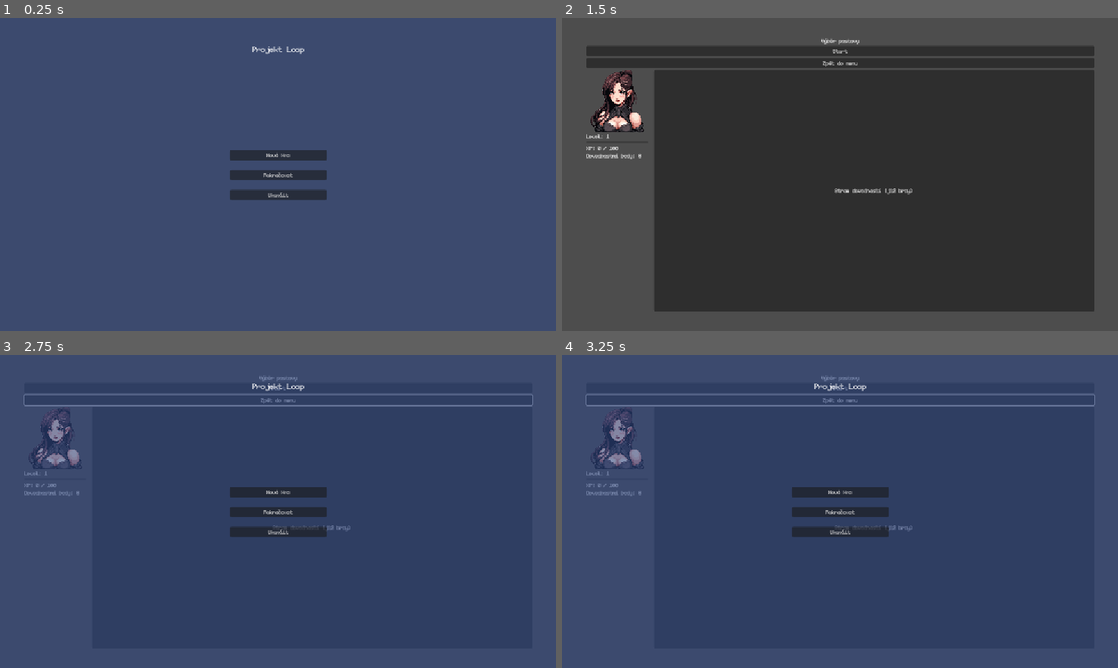
Above: before the commit, frames 1-4 (two rows, left to right).
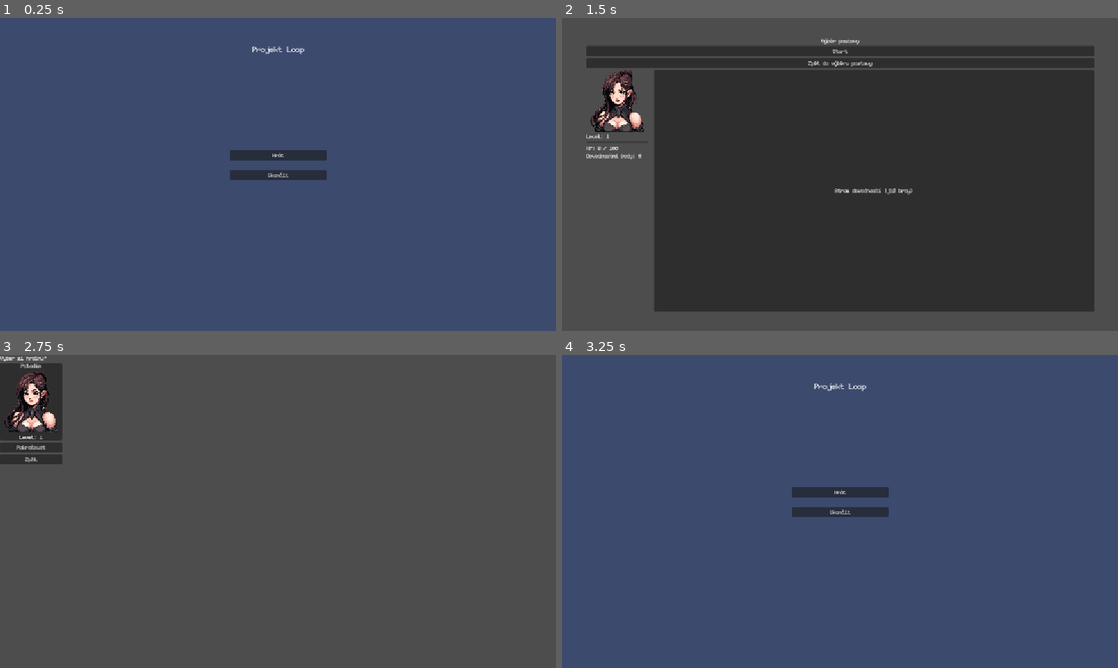
Above: after the commit, the same moments.

Repository: Nasshor01/Projekt-Loop
Game: Godot game, scene res://main.tscn
Two runs of this game, one before a commit and one after it. Both use one fixed random seed, a clock stepped at 60 frames per second and the inputs below.
Inputs (mouse positions are in pixels of both pictures, inside the frame that each line leads up to):
- Up to frame 1 (0.25 s): no input
- Up to frame 2 (1.5 s): click (840, 155) at 0.5 s, where only the run before the commit has a clickable "Nová Hra"; click (595, 108) at 1.25 s, where only the run after the commit has a clickable "Pokračovat"
- Up to frame 3 (2.75 s): click "Zpět do menu" (after the commit: "Zpět do výběru postavy") at 2 s
- Up to frame 4 (3.25 s): click "Zpět do menu" (after the commit: "Zpět") at 2.75 s

The runs differ from the first frame. In frame 1, 0.7% of the frame differs, in the area x 41-59%, y 42-59%; in frame 2, less than 0.1%; in frame 3, 100%, in the area x 0-100%, y 0-100%; in frame 4, 2.1%.

Commit message:
- Vytvořeno hlavní menu, obrazovka výběru postavy a obrazovka přípravy na run.

Diff:
--- /dev/null
+++ b/scenes/CharSelect/CharacterSelectScreen.gd
@@ -0,0 +1,24 @@
+# Soubor: scenes/CharSelect/CharacterSelectScreen.gd (NOVÝ SKRIPT)
+extends Control
+
+# Cesty k uzlům, uprav podle potřeby
+@onready var paladin_panel: PanelContainer = $VBoxContainer/CharactersContainer/PaladinPanel
+@onready var level_label: Label = $VBoxContainer/CharactersContainer/PaladinPanel/VBoxContainer/LevelLabel
+@onready var continue_button: Button = $VBoxContainer/ContinueButton
+@onready var back_button: Button = $VBoxContainer/BackButton
+
+# Zatím máme vybraného Paladina napevno
+var selected_character = "Paladin"
+
+func _ready():
+	# Načteme level z uložených dat a zobrazíme ho
+	level_label.text = "Level: %d" % SaveManager.meta_progress.player_level
+
+	continue_button.pressed.connect(_on_continue_pressed)
+	back_button.pressed.connect(GameManager.go_to_main_menu)
+
+	# Zde by byla logika pro výběr (např. změna barvy panelu po kliknutí)
+
+func _on_continue_pressed():
+	# Řekneme GameManageru, aby přešel na přípravnou obrazovku
+	GameManager.go_to_run_prep_screen()
--- /dev/null
+++ b/scenes/CharSelect/CharacterSelectScreen.tscn
@@ -0,0 +1,55 @@
+[gd_scene load_steps=3 format=3 uid="uid://bmsqxk7qw1bd0"]
+
+[ext_resource type="Script" uid="uid://cdxpf617wcyde" path="res://scenes/CharSelect/CharacterSelectScreen.gd" id="1_jvmhw"]
+[ext_resource type="Texture2D" uid="uid://dxwv0ss2gox45" path="res://art/icons/20.png" id="2_kga5u"]
+
+[node name="CharacterSelectScreen" type="Control"]
+layout_mode = 3
+anchors_preset = 15
+anchor_right = 1.0
+anchor_bottom = 1.0
+grow_horizontal = 2
+grow_vertical = 2
+script = ExtResource("1_jvmhw")
+
+[node name="VBoxContainer" type="VBoxContainer" parent="."]
+layout_mode = 0
+offset_right = 40.0
+offset_bottom = 40.0
+
+[node name="TitleLabel" type="Label" parent="VBoxContainer"]
+layout_mode = 2
+text = "Vyber si hrdinu\""
+
+[node name="CharactersContainer" type="HBoxContainer" parent="VBoxContainer"]
+layout_mode = 2
+
+[node name="PaladinPanel" type="PanelContainer" parent="VBoxContainer/CharactersContainer"]
+layout_mode = 2
+
+[node name="VBoxContainer" type="VBoxContainer" parent="VBoxContainer/CharactersContainer/PaladinPanel"]
+layout_mode = 2
+
+[node name="NameLabel" type="Label" parent="VBoxContainer/CharactersContainer/PaladinPanel/VBoxContainer"]
+layout_mode = 2
+text = "Paladin"
+horizontal_alignment = 1
+vertical_alignment = 1
+
+[node name="Portrait" type="TextureRect" parent="VBoxContainer/CharactersContainer/PaladinPanel/VBoxContainer"]
+layout_mode = 2
+texture = ExtResource("2_kga5u")
+
+[node name="LevelLabel" type="Label" parent="VBoxContainer/CharactersContainer/PaladinPanel/VBoxContainer"]
+layout_mode = 2
+text = "Level: 1"
+horizontal_alignment = 1
+vertical_alignment = 1
+
+[node name="ContinueButton" type="Button" parent="VBoxContainer"]
+layout_mode = 2
+text = "Pokračovat"
+
+[node name="BackButton" type="Button" parent="VBoxContainer"]
+layout_mode = 2
+text = "Zpět"
--- a/scenes/CharSelect/CharacterScreen.gd
+++ b/scenes/CharSelect/RunPrepScreen.gd
@@ -1,4 +1,4 @@
-# Soubor: scenes/ui/CharacterScreen.gd (NOVÝ SKRIPT)
+# Soubor: scenes/CharSelect/RunPrepScreen.gd
 extends Control
 
 # Cesty k uzlům, ujisti se, že odpovídají tvé scéně
@@ -10,8 +10,8 @@
 @onready var back_button: Button = $MarginContainer/VBoxContainer/VBoxContainer/BackButton
 
 func _ready():
-	start_button.pressed.connect(_on_start_pressed)
-	back_button.pressed.connect(_on_back_pressed)
+	start_button.pressed.connect(GameManager.start_new_run)
+	back_button.pressed.connect(GameManager.go_to_character_select)
 	update_display()
 
 func update_display():
--- a/scenes/CharSelect/CharacterScreen.tscn
+++ b/scenes/CharSelect/RunPrepScreen.tscn
@@ -1,7 +1,7 @@
 [gd_scene load_steps=3 format=3 uid="uid://bvyeogw4m1mmk"]
 
-[ext_resource type="Script" uid="uid://c68st28udgsme" path="res://scenes/CharSelect/CharacterScreen.gd" id="1_ao84h"]
-[ext_resource type="Texture2D" uid="uid://dxwv0ss2gox45" path="res://art/icons/20.png" id="2_7b6ns"]
+[ext_resource type="Script" uid="uid://c68st28udgsme" path="res://scenes/CharSelect/RunPrepScreen.gd" id="1_nhtog"]
+[ext_resource type="Texture2D" uid="uid://dxwv0ss2gox45" path="res://art/icons/20.png" id="2_pbubs"]
 
 [node name="CharacterScreen" type="Control"]
 layout_mode = 3
@@ -10,7 +10,7 @@
 anchor_bottom = 1.0
 grow_horizontal = 2
 grow_vertical = 2
-script = ExtResource("1_ao84h")
+script = ExtResource("1_nhtog")
 
 [node name="Background" type="TextureRect" parent="."]
 layout_mode = 1
@@ -49,7 +49,7 @@
 
 [node name="BackButton" type="Button" parent="MarginContainer/VBoxContainer/VBoxContainer"]
 layout_mode = 2
-text = "Zpět do menu"
+text = "Zpět do výběru postavy"
 
 [node name="HSplitContainer" type="HSplitContainer" parent="MarginContainer/VBoxContainer"]
 custom_minimum_size = Vector2(0, 500)
--- /dev/null
+++ b/scenes/ui/EndOfRunScreen.gd
@@ -0,0 +1,39 @@
+# Soubor: scenes/ui/EndOfRunScreen.gd (OPRAVENÁ VERZE)
+extends Control
+
+# Proměnné pro uložení výsledku běhu
+var xp_earned: int = 0
+var run_was_a_victory: bool = false
+
+@onready var result_label: Label = $VBoxContainer/ResultLabel
+@onready var xp_label: Label = $VBoxContainer/XPLabel
+@onready var play_again_button: Button = $VBoxContainer/PlayAgainButton
+@onready var end_run_button: Button = $VBoxContainer/EndRunButton
+
+# Tuto funkci stále volá GameManager, aby nám předal data
+func setup(p_xp_earned: int, p_run_was_a_victory: bool):
+	self.xp_earned = p_xp_earned
+	self.run_was_a_victory = p_run_was_a_victory
+
+# PŘIDÁNO: Funkce _ready() se zavolá AUTOMATICKY AŽ POTÉ, co jsou všechny @onready var načtené
+func _ready():
+	# Zobrazíme správné texty
+	if run_was_a_victory:
+		result_label.text = "VÍTĚZSTVÍ!"
+		play_again_button.text = "Další běh (NG+)"
+	else:
+		result_label.text = "Porážka"
+		play_again_button.text = "Hrát znovu"
+
+	xp_label.text = "Získáno XP: %d" % xp_earned
+
+	# Připojíme signály k tlačítkům
+	play_again_button.pressed.connect(_on_play_again_pressed)
+	end_run_button.pressed.connect(GameManager.go_to_character_select)
+
+func _on_play_again_pressed():
+	# Podle výsledku běhu zavoláme správnou funkci
+	if run_was_a_victory:
+		GameManager.start_new_game_plus()
+	else:
+		GameManager.start_new_run()
--- /dev/null
+++ b/scenes/ui/EndOfRunScreen.tscn
@@ -0,0 +1,46 @@
+[gd_scene load_steps=2 format=3 uid="uid://yafncu70uhi5"]
+
+[ext_resource type="Script" uid="uid://dtyr07cc1ejfi" path="res://scenes/ui/EndOfRunScreen.gd" id="1_v4ndj"]
+
+[node name="EndOfRunScreen" type="Control"]
+layout_mode = 3
+anchors_preset = 15
+anchor_right = 1.0
+anchor_bottom = 1.0
+grow_horizontal = 2
+grow_vertical = 2
+script = ExtResource("1_v4ndj")
+
+[node name="VBoxContainer" type="VBoxContainer" parent="."]
+custom_minimum_size = Vector2(300, 200)
+layout_mode = 1
+anchors_preset = 8
+anchor_left = 0.5
+anchor_top = 0.5
+anchor_right = 0.5
+anchor_bottom = 0.5
+offset_left = -150.0
+offset_top = -108.0
+offset_right = 150.0
+offset_bottom = 108.0
+grow_horizontal = 2
+grow_vertical = 2
+theme_override_constants/separation = 50
+
+[node name="ResultLabel" type="Label" parent="VBoxContainer"]
+layout_mode = 2
+text = "Běh dokončen!"
+horizontal_alignment = 1
+
+[node name="XPLabel" type="Label" parent="VBoxContainer"]
+layout_mode = 2
+text = "Získáno XP: 150"
+horizontal_alignment = 1
+
+[node name="PlayAgainButton" type="Button" parent="VBoxContainer"]
+layout_mode = 2
+text = "Hrát znovu"
+
+[node name="EndRunButton" type="Button" parent="VBoxContainer"]
+layout_mode = 2
+text = "Ukončit běh"
--- a/scenes/ui/MainMenu.gd
+++ b/scenes/ui/MainMenu.gd
@@ -1,10 +1,12 @@
 # Soubor: scenes/ui/MainMenu.gd (SPRÁVNÁ VERZE)
 extends Control
 
-@onready var new_game_button: Button = $VBoxContainer/new_game_button
+@onready var play_button: Button = $VBoxContainer/PlayButton
+@onready var exit_button: Button = $VBoxContainer/ExitButton
 
 func _ready():
-	new_game_button.pressed.connect(_on_new_game_pressed)
+	play_button.pressed.connect(GameManager.go_to_character_select)
+	exit_button.pressed.connect(func(): get_tree().quit())
 
 func _on_new_game_pressed():
 	# Řekneme GameManageru, aby přešel na obrazovku výběru postavy.
--- a/scenes/ui/MainMenu.tscn
+++ b/scenes/ui/MainMenu.tscn
@@ -49,14 +49,10 @@
 grow_vertical = 2
 theme_override_constants/separation = 20
 
-[node name="new_game_button" type="Button" parent="VBoxContainer"]
+[node name="PlayButton" type="Button" parent="VBoxContainer"]
 layout_mode = 2
-text = "Nová Hra"
+text = "Hrát"
 
-[node name="load_game_button" type="Button" parent="VBoxContainer"]
-layout_mode = 2
-text = "Pokračovat"
-
-[node name="quit_game_button" type="Button" parent="VBoxContainer"]
+[node name="ExitButton" type="Button" parent="VBoxContainer"]
 layout_mode = 2
 text = "Ukončit"
--- a/scripts/autoload/GameManager.gd
+++ b/scripts/autoload/GameManager.gd
@@ -5,7 +5,9 @@
 const PlayerSubclassData = preload("res://data/classes/Paladin.tres")
 
 var main_menu_scene = "res://scenes/ui/MainMenu.tscn"
-var character_screen_scene = "res://scenes/CharSelect/CharacterScreen.tscn"
+var character_select_scene = "res://scenes/CharSelect/CharacterSelectScreen.tscn"
+var run_prep_scene = "res://scenes/CharSelect/RunPrepScreen.tscn"
+var end_of_run_scene = "res://scenes/ui/EndOfRunScreen.tscn"
 var map_scene = "res://scenes/map/Map.tscn"
 var battle_scene = "res://scenes/battle/BattleScene.tscn"
 var reward_scene = "res://scenes/rewards/RewardScene.tscn"
@@ -24,12 +26,20 @@
 var saved_camera_zoom: Vector2 = Vector2(1.0, 1.0)
 var global_ui_instance: CanvasLayer = null
 var last_battle_gold_reward: int = 0
+var last_run_xp_earned: int = 0
+var scene_container: Node = null
+var last_run_was_victory: bool = false
 
 func _ready():
+	# Vytvoříme si prázdný Node, který bude sloužit jako bezpečný kontejner
+	# pro všechny naše scény.
+	scene_container = Node.new()
+	scene_container.name = "SceneContainer"
+	add_child(scene_container)
+
 	global_ui_instance = global_ui_scene.instantiate()
 	add_child(global_ui_instance)
-	# ZMĚNA 1: Hra se nespustí rovnou, ale zobrazí hlavní menu.
-	_change_scene(main_menu_scene)
+	go_to_main_menu()
 
 func start_new_run(seed = null):
 	if seed == null:
@@ -47,34 +57,61 @@
 
 	_change_scene(map_scene)
 
+func start_new_game_plus(seed = null):
+	if seed == null:
+		randomize()
+		current_seed = randi()
+	else:
+		current_seed = seed
+
+	print("Zahajuji NOVÝ BĚH+ se seedem: ", current_seed)
+
+	has_saved_camera_state = false
+	current_map_data = null
+	# NEVOLÁME initialize_player, protože postava zůstává
+	PlayerData.start_ng_plus_state() # Volá částečný reset
+
+	_change_scene(map_scene)
+
 func start_battle(encounter: EncounterData):
 	print("Zahajuji souboj...")
 	current_encounter = encounter
 	_change_scene(battle_scene)
 
 func battle_finished(player_won: bool):
-	if player_won:
+	var is_boss = current_encounter and current_encounter.encounter_type == EncounterData.EncounterType.BOSS
+
+	if player_won and not is_boss:
+		# Běžné vítězství -> obrazovka odměn
 		print("Hráč vyhrál! Přecházím na obrazovku odměn.")
-
 		if current_encounter and current_encounter.encounter_type == EncounterData.EncounterType.ELITE:
 			last_battle_gold_reward = randi_range(40, 60)
-		elif current_encounter and current_encounter.encounter_type == EncounterData.EncounterType.BOSS:
-			last_battle_gold_reward = randi_range(90, 110)
 		else:
 			last_battle_gold_reward = randi_range(15, 25)
-
-		print("Hráč získává %d zlata." % last_battle_gold_reward)
-
 		_change_scene(reward_scene)
 	else:
-		# ZMĚNA 2: Když hráč prohraje, spočítáme XP a vrátíme se do hlavního menu
-		print("Hráč prohrál!")
-		var xp_earned = PlayerData.floors_cleared * 10
-		SaveManager.add_xp(xp_earned)
-		_change_scene(main_menu_scene)
+		last_run_was_victory = player_won # Uložíme si, jestli hráč vyhrál (true) nebo prohrál (false)
+		# Prohra NEBO vítězství nad bossem -> konec běhu
+		if player_won:
+			print("Hráč vyhrál hru!")
+		else:
+			print("Hráč prohrál!")
 
-func go_to_character_screen():
-	_change_scene(character_screen_scene)
+		# Vypočítáme a uložíme XP
+		last_run_xp_earned = PlayerData.floors_cleared * 10
+		SaveManager.add_xp(last_run_xp_earned)
+
+		# Přesun na obrazovku konce běhu
+		_change_scene(end_of_run_scene)
+
+func go_to_main_menu():
+	_change_scene(main_menu_scene)
+
+func go_to_character_select():
+	_change_scene(character_select_scene)
+
+func go_to_run_prep_screen():
+	_change_scene(run_prep_scene)
 
 func reward_chosen():
 	print("Odměna vybrána, vracím se na mapu.")
@@ -113,6 +150,7 @@
 		else:
 			global_ui_instance.hide()
 
+	# Smažeme starou scénu
 	if is_instance_valid(current_scene):
 		current_scene.queue_free()
 
@@ -125,10 +163,19 @@
 			if scene_path == reward_scene:
 				current_scene.gold_reward = last_battle_gold_reward
 
+			if scene_path == end_of_run_scene:
+				current_scene.xp_earned = last_run_xp_earned
+
 			if "encounter_data" in current_scene:
 				current_scene.encounter_data = current_encounter
 
-			get_tree().get_root().call_deferred("add_child", current_scene)
+			if scene_path == end_of_run_scene:
+				current_scene.setup(last_run_xp_earned, last_run_was_victory)
+
+			# --- ZDE JE KLÍČOVÁ ZMĚNA ---
+			# Místo get_tree().get_root() použijeme náš bezpečný kontejner
+			scene_container.add_child(current_scene)
+			# ------------------------------
 		else:
 			printerr("FATÁLNÍ CHYBA: Selhalo instancování scény: ", scene_path)
 	else:
--- a/scripts/autoload/PlayerData.gd
+++ b/scripts/autoload/PlayerData.gd
@@ -44,6 +44,27 @@
 
 	# PŘIDÁNO: Na začátku běhu informujeme o stavu zdraví
 	emit_signal("health_changed", current_hp, max_hp)
+
+func start_ng_plus_state():
+	# Tato funkce resetuje jen to nejnutnější
+	current_hp = max_hp
+	path_taken.clear()
+	floors_cleared = 0
+
+	# PŘIDÁNO: Výpis pro kontrolu
+	print("--- STAV PRO NG+ ---")
+	print("  - Ponecháno zlata: %d" % gold)
+	print("  - Ponecháno artefaktů: %d" % artifacts.size())
+	print("  - Ponecháno karet v balíčku: %d" % master_deck.size())
+	print("--------------------")
+
+	# Resetujeme bojové balíčky pro novou hru
+	reset_battle_stats()
+
+	# Oznámíme změny, aby se UI aktualizovalo
+	emit_signal("health_changed", current_hp, max_hp)
+	emit_signal("artifacts_changed")
+	emit_signal("gold_changed", gold)
 
 func initialize_player(p_class: ClassData, p_subclass: SubclassData):
 	if not p_class or not p_subclass:
Not shown, added: scenes/CharSelect/CharacterSelectScreen.gd.uid
Renamed: scenes/CharSelect/CharacterScreen.gd.uid -> scenes/CharSelect/RunPrepScreen.gd.uid
Not shown: 1 places in scenes/CharSelect/RunPrepScreen.tscn that only renumber resources
Not shown, added: scenes/ui/EndOfRunScreen.gd.uid
